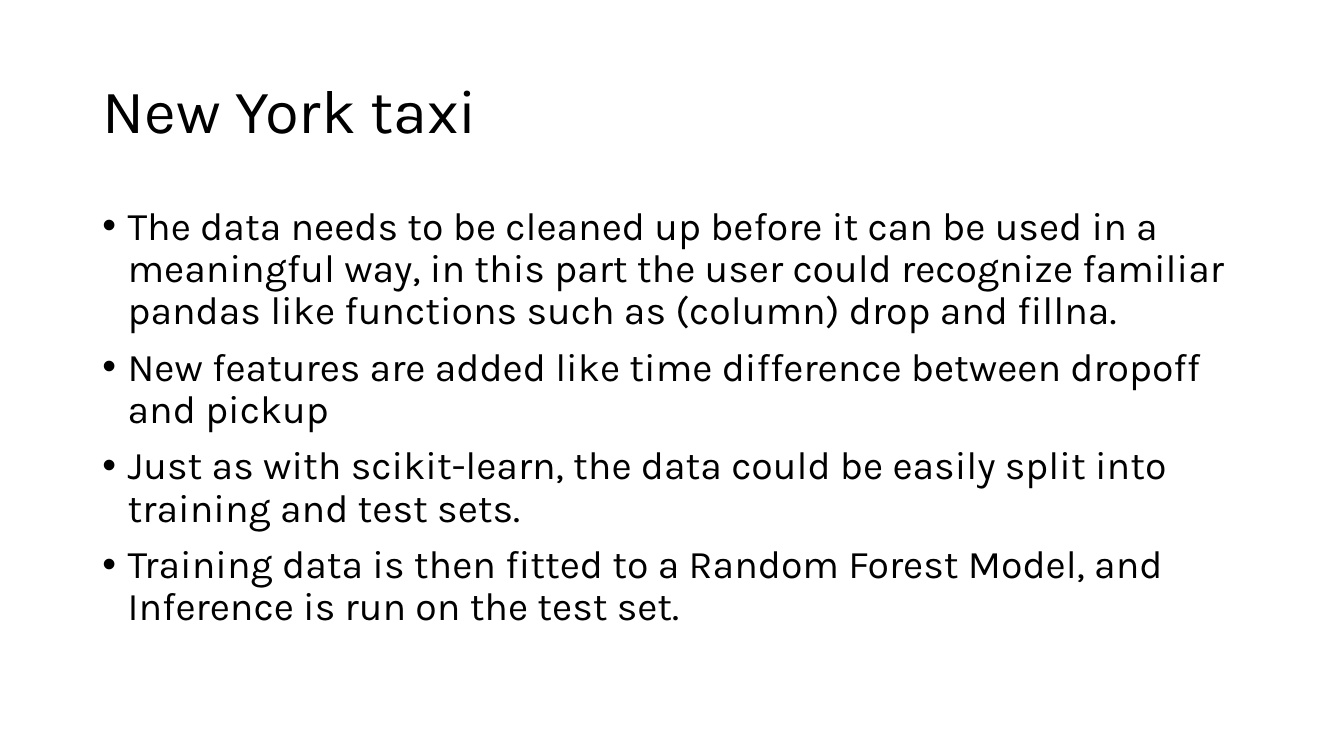
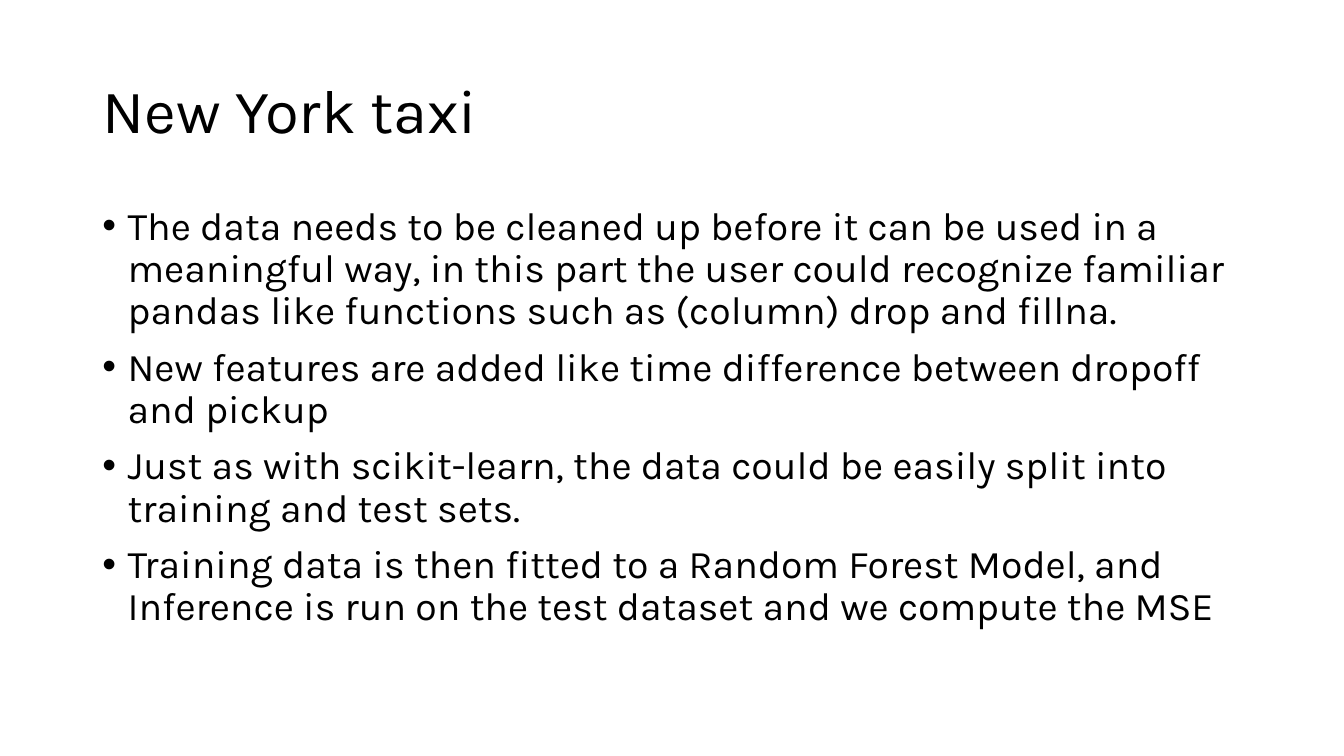
Before and after one commit to ICTP/SMR4077, a slide deck: slide 16 of DAY8/ML4HPC/slides/Magurele_3.pptx (slide 22 before the commit). Drawn at 1344x756 pixels with LibreOffice and Linux fonts; fonts in the diff are those of the drawing. Boxes give left, top, right and bottom in pixels: in the first picture for what was removed or moved away, otherwise in the second. Text is boxed around its words. In the diff, an @@ line names an element or a change of style, - is before the commit and + after.

```diff
--- a/DAY8/ML4HPC/slides/Magurele_3.pptx
+++ b/DAY8/ML4HPC/slides/Magurele_3.pptx
@@ text at (128,551,1214,630): text changed @@
-• Training data is then fitted to a Random Forest Model, and Inference is run on the test set.
+• Training data is then fitted to a Random Forest Model, and Inference is run on the test dataset and we compute the MSE
```
Also in this commit, not shown: 1 other slide changed, 6 slides removed, 4 other files.
